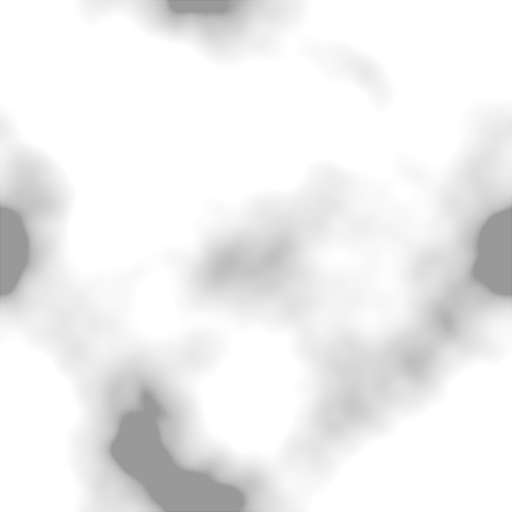
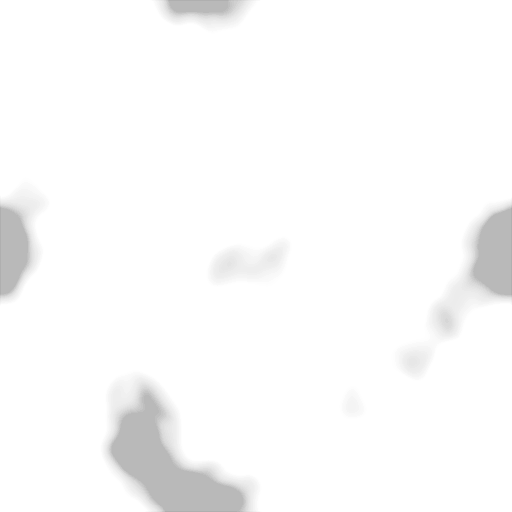
Layer changes from the first w=512, h=512 image to the second:
pixels changed over [0, 0, 512, 512] (layer not identified)
